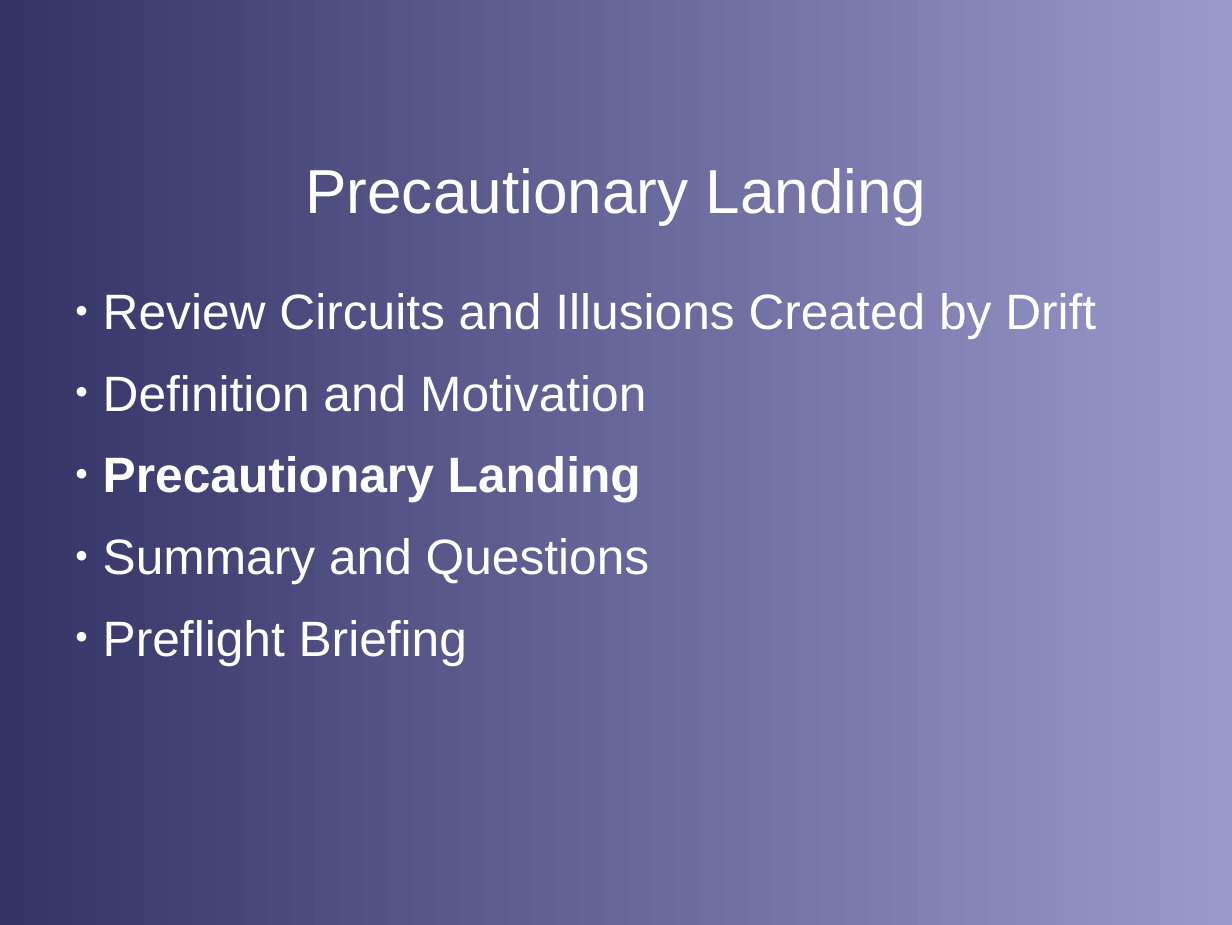
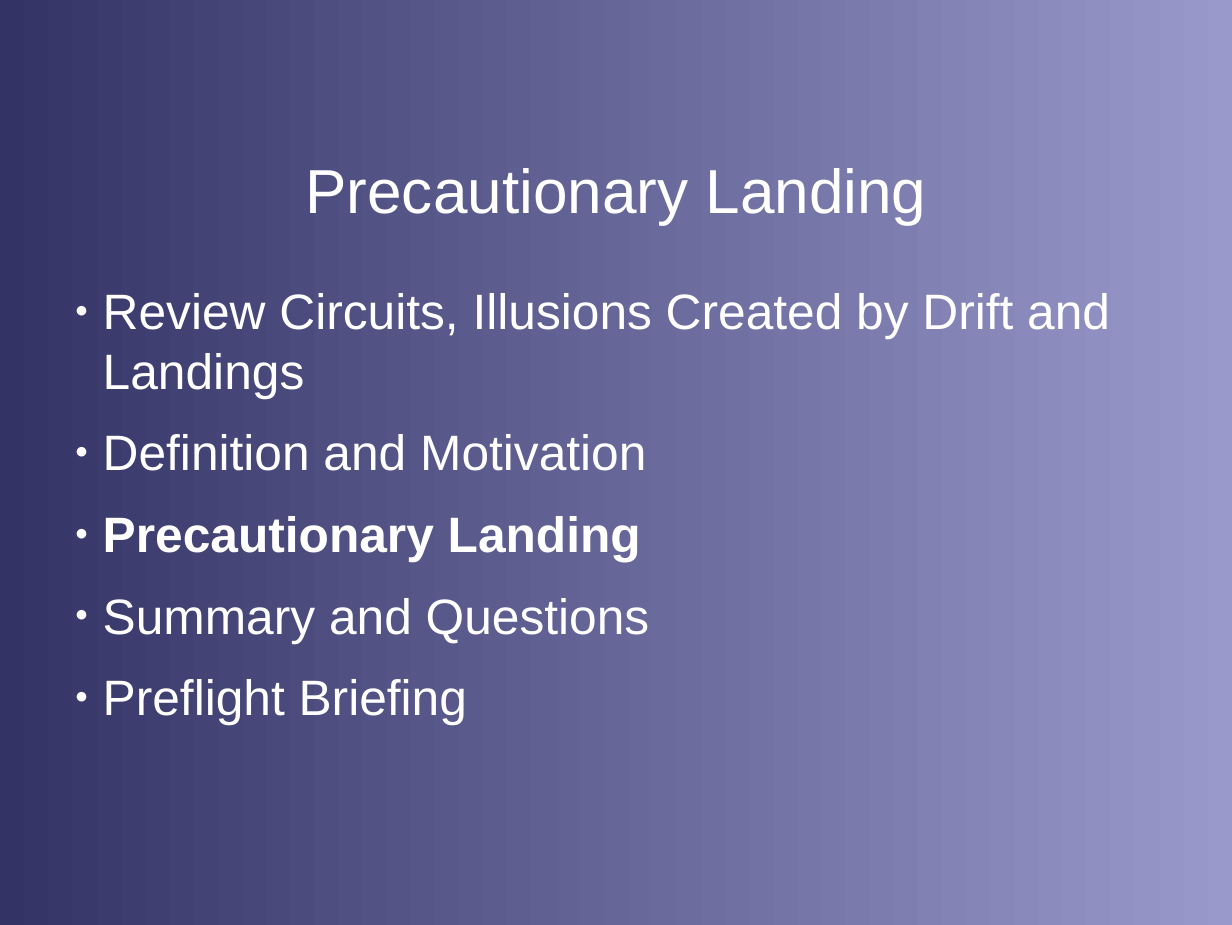
Before and after one commit to stephanheinemann/flight, a slide deck: slide 2 of FI/PrecautionaryLanding/PrecautionaryLanding.odp. Drawn at 1232x925 pixels with LibreOffice and Linux fonts; fonts in the diff are those of the drawing; background and template pictures are left out. Boxes give left, top, right and bottom in pixels: in the first picture for what was removed or moved away, otherwise in the second. Text is boxed around its words. In the diff, an @@ line names an element or a change of style, - is before the commit and + after.

Commit message:
extended precautionary presentation

```diff
--- a/FI/PrecautionaryLanding/PrecautionaryLanding.odp
+++ b/FI/PrecautionaryLanding/PrecautionaryLanding.odp
@@ text at (103, 293, 1110, 398): text changed @@
-● Review Circuits and Illusions Created by Drift
+● Review Circuits, Illusions Created by Drift and Landings
```
Also in this commit, not shown: 3 other slides changed.
